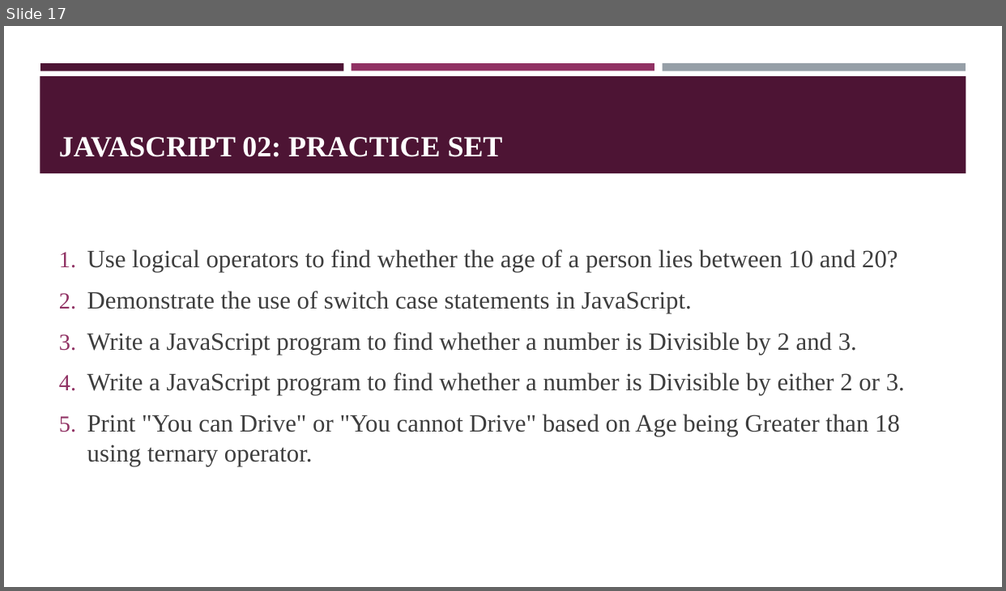
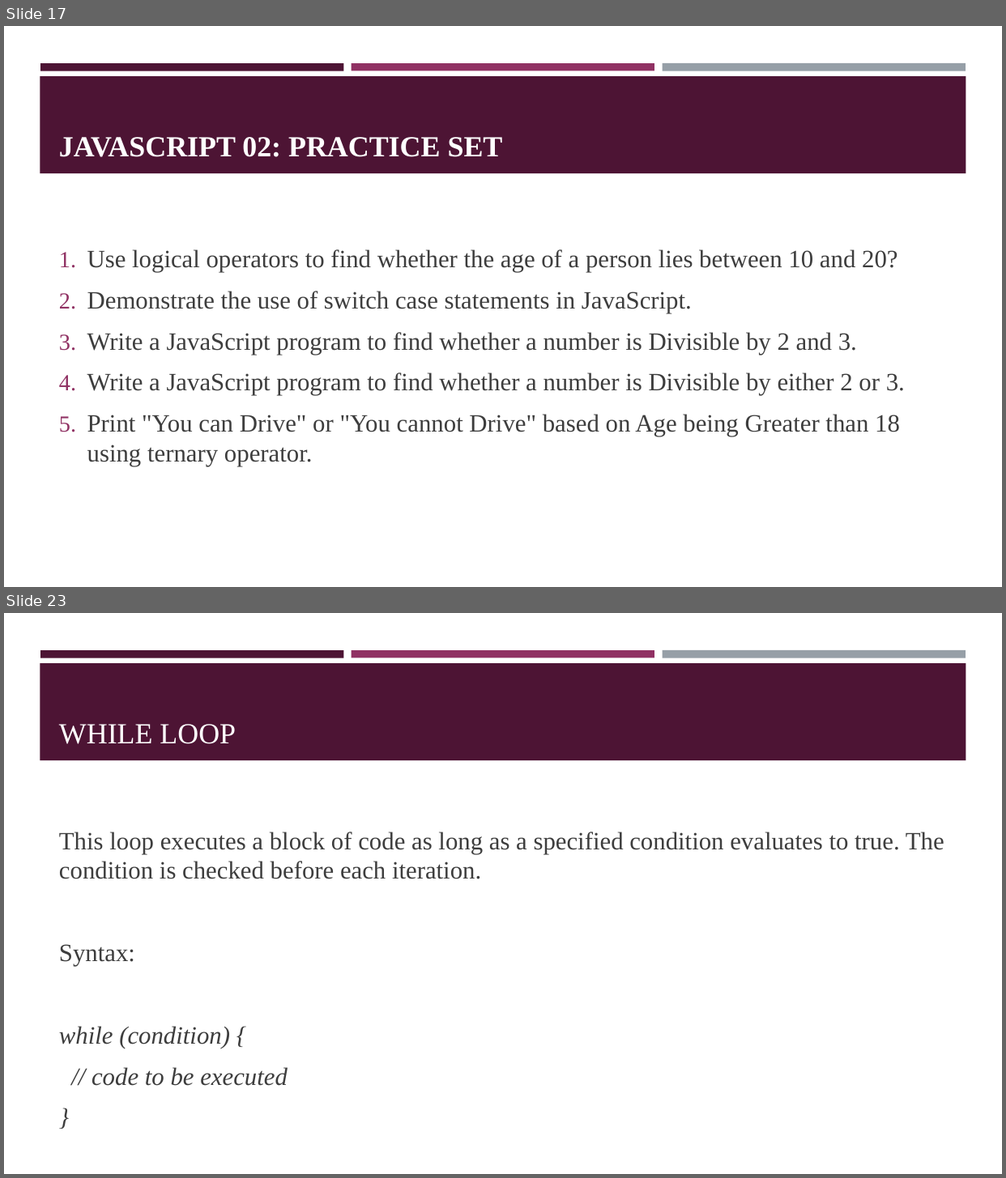
Before and after one commit to gl1tch0x1/ISMT-Full-Stack-Codebase, a slide deck: resources-and-books/Chapter02-Javascript.pptx. Shown one above the other, each under a label of ours: slide 17 before the commit, slides 17 and 23 after it; the slides between them are not shown. The pictures are 1006x591 and 1006x1178 pixels, drawn with LibreOffice and Linux fonts; fonts in the diff are those of the drawing. Boxes give left, top, right and bottom in pixels: in the first picture for what was removed or moved away, otherwise in the second. Text is boxed around its words. In the diff, an @@ line names an element or a change of style, - is before the commit and + after.

```diff
--- a/resources-and-books/Chapter02-Javascript.pptx
+++ b/resources-and-books/Chapter02-Javascript.pptx
@@ slide 23 added at <box>4,613,1002,1174</box>, background #FFFFFF; not listed: 4 template elements that a slide beside it also shows @@
@@ title added at <box>59,724,236,744</box>, 28 pt, text #FFFFFF @@
+WHILE LOOP
@@ text added at <box>59,832,944,1086</box>, 24 pt, text #3D3D3D @@
+This loop executes a block of code as long as a specified condition evaluates to true. The condition is checked before each iteration.
+Syntax:
+while (condition) {
+// code to be executed
+}
```
Also in this commit, not shown: 12 other slides added, 2 other files.
